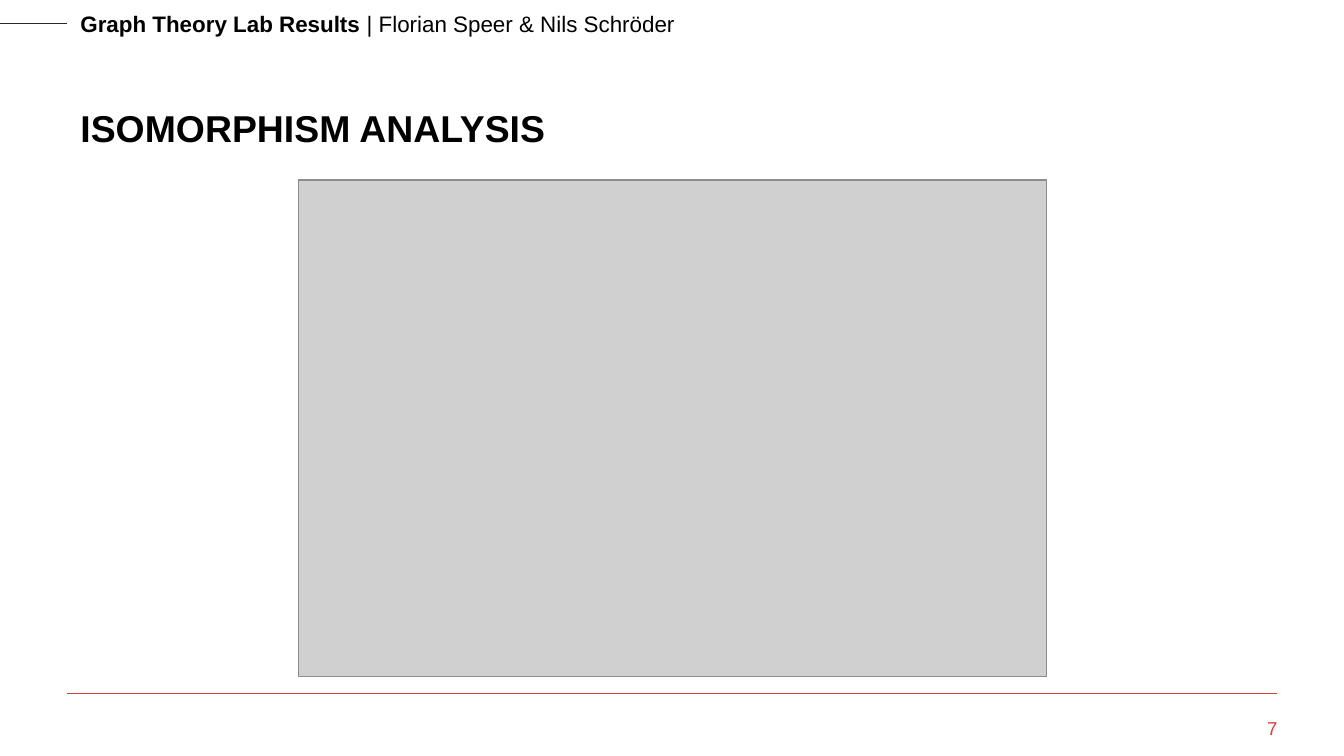
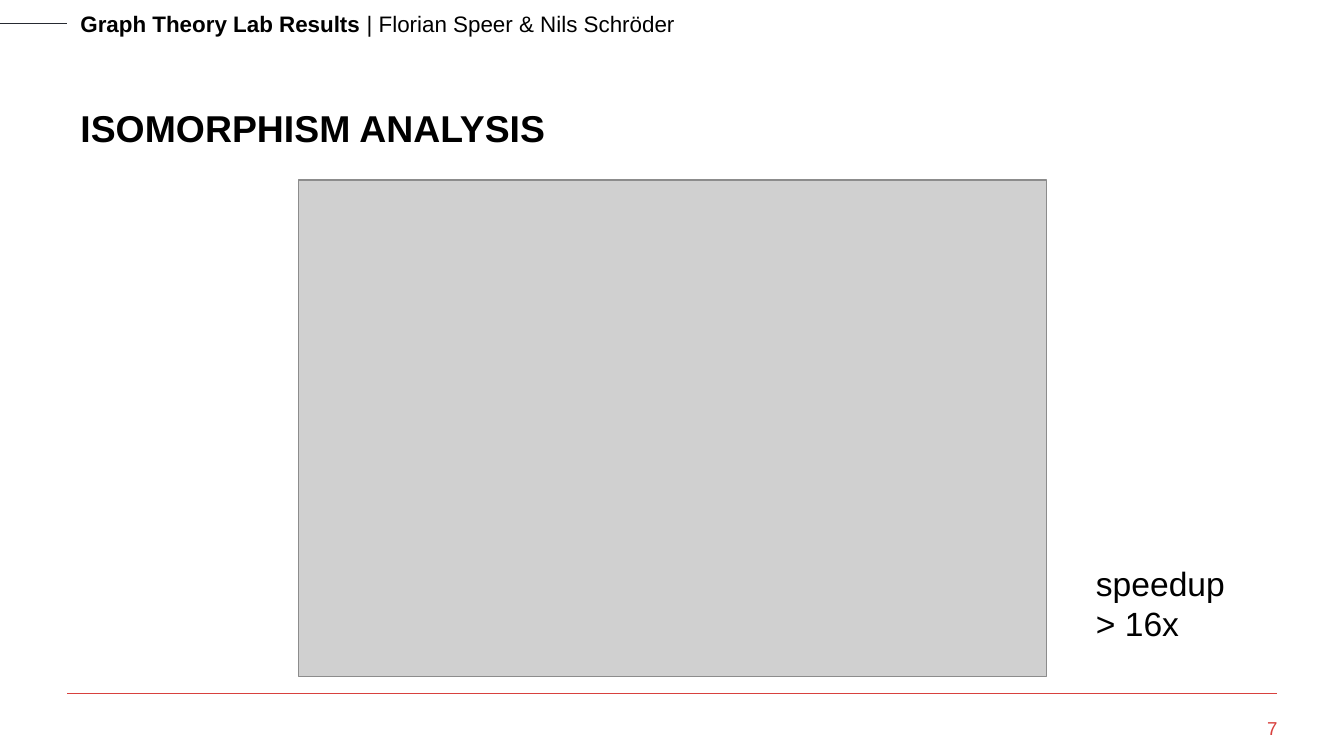
Before and after one commit to nils-schroeder/graph_theory_course, a slide deck: slide 7 of presentation/Graph Theory - Florian Speer + Nils Schröder.pptx. Drawn at 1344x756 pixels with LibreOffice and Linux fonts; fonts in the diff are those of the drawing; grey boxes stand for pictures; background and template pictures are left out. Boxes give left, top, right and bottom in pixels: in the first picture for what was removed or moved away, otherwise in the second. Text is boxed around its words. In the diff, an @@ line names an element or a change of style, - is before the commit and + after.

```diff
--- a/presentation/Graph Theory - Florian Speer + Nils Schröder.pptx
+++ b/presentation/Graph Theory - Florian Speer + Nils Schröder.pptx
@@ text added at (x1=1096, y1=571, x2=1225, y2=637), 18 pt, text #000000 @@
+speedup
+> 16x
```
Also in this commit, not shown: 2 other slides changed.
